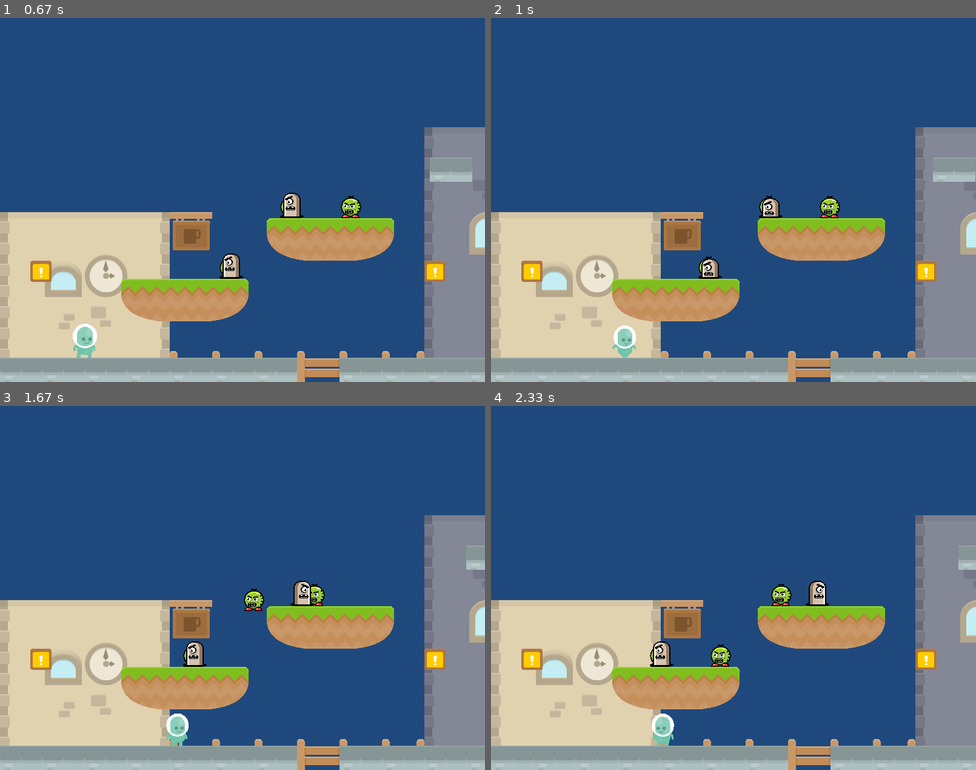
Above: before the commit, frames 1-4 (two rows, left to right).
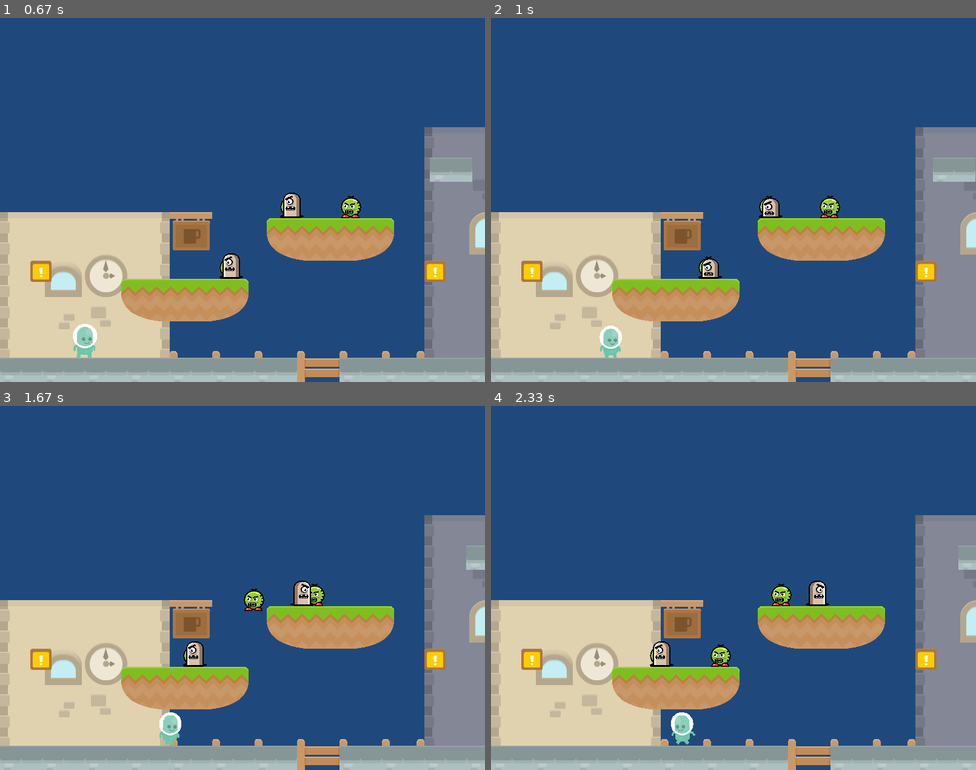
Above: after the commit, the same moments.

Repository: ToBaer94/pygame_platformer
Game: pygame game, started from main.py
The game is run twice, just before and just after one commit, with the same random seed, the same clock (stepped at 60 frames per second) and the same inputs. The source is Python 2; it was converted automatically to run under Python 3.
Inputs:
- Up to frame 1 (0.67 s): tap Space at 0.33 s
- Up to frame 2 (1 s): hold Right from 0.67 s (still down)
- Up to frame 3 (1.67 s): release Right at 1.13 s; hold Up 1.17-1.47 s; hold Right from 1.5 s (still down)
- Up to frame 4 (2.33 s): release Right at 1.97 s; hold Left from 2 s (still down)

Frame 1 is identical in both runs. In frame 2, 0.5% of the frame differs, in the area x 22-30%, y 84-94%; in frame 3, 0.4%; in frame 4, 0.6%, in the area x 33-43%, y 84-94%.

Commit message:
Player movement changed to include acceleration and friction

Diff:
--- a/main.py
+++ b/main.py
@@ -50,7 +50,12 @@
         for event in pygame.event.get():
             if event.type == pygame.QUIT:
                 self.done = True
-
+            if event.type == pygame.KEYDOWN:
+                if event.key == pygame.K_SPACE:
+                    self.player.fire()
+                if event.key == pygame.K_UP:
+                    self.player.jump()
+            """
             if event.type == pygame.KEYDOWN:
                 if event.key == pygame.K_LEFT:
                     self.player.go_left()
@@ -64,13 +69,21 @@
                     self.FPS += 2
 
             if event.type == pygame.KEYUP:
-                if event.key == pygame.K_LEFT and self.player.change_x < 0:
+                if event.key == pygame.K_LEFT and self.player.acc.x < 0:
                     self.player.stop()
-                if event.key == pygame.K_RIGHT and self.player.change_x > 0:
+                if event.key == pygame.K_RIGHT and self.player.acc.x > 0:
                     self.player.stop()
-
-                if event.key == pygame.K_SPACE:
-                    self.player.fire()
+            """
+        key_pressed = pygame.key.get_pressed()
+        if key_pressed[pygame.K_LEFT]:
+            self.player.go_left()
+        elif not key_pressed[pygame.K_LEFT] and self.player.acc.x < 0:
+            self.player.stop()
+        if key_pressed[pygame.K_RIGHT]:
+            self.player.go_right()
+        elif not key_pressed[pygame.K_RIGHT] and self.player.acc.x > 0:
+            self.player.stop()
+
 
     def update_everything(self, frame_time):
         total_delta_time = float(frame_time) / float(self.desired_frame_time) # Total amount of steps
@@ -84,7 +97,7 @@
 
         self.move_camera()
 
-        if self.current_level.world_shift < self.current_level.level_limit and self.player.x_pos >= 450:
+        if self.current_level.world_shift < self.current_level.level_limit and self.player.pos.x >= 450:
             self.switch_level()
 
         if self.player.rect.top > SCREEN_HEIGHT or self.player.dead:
@@ -92,36 +105,36 @@
             self.game_over = True
 
     def move_camera(self):
-        if self.player.x_pos >= 500:
-            diff = self.player.x_pos - 500.0
-            self.player.x_pos = 500
-            self.player.rect.x = self.player.x_pos
+        if self.player.pos.x >= 500:
+            diff = self.player.pos.x - 500.0
+            self.player.pos.x = 500
+            self.player.rect.x = self.player.pos.x
             self.current_level.shift_world(-diff)
 
-        if self.player.x_pos <= 120:
-            diff = 120 - self.player.x_pos
+        if self.player.pos.x <= 120:
+            diff = 120 - self.player.pos.x
             if self.player.level.world_shift >= -5:
                 pass
             else:
-                self.player.x_pos = 120
-                self.player.rect.x = self.player.x_pos
+                self.player.pos.x = 120
+                self.player.rect.x = self.player.pos.x
             self.current_level.shift_world(diff)
 
     def switch_level(self):
-        self.player.x_pos = 120
-        self.player.rect.x = self.player.x_pos
+        self.player.pos.x = 120
+        self.player.rect.x = self.player.pos.x
         if self.current_level_no < len(self.level_list)-1:
             self.current_level_no += 1
             self.current_level = self.level_list[self.current_level_no]
             self.player.level = self.current_level
-            self.player.y_pos = 560 - self.player.rect.height
-            self.player.rect.y = self.player.y_pos
+            self.player.pos.y = 560 - self.player.rect.height
+            self.player.rect.y = self.player.pos.y
         else:
             # If last level, rest viewport and player position to level start
             self.current_level.shift_world((-self.current_level.world_shift))
             self.current_level.world_shift = 0
-            self.player.y_pos = 560 - self.player.rect.height
-            self.player.rect.y = self.player.y_pos
+            self.player.pos.y = 560 - self.player.rect.height
+            self.player.rect.y = self.player.pos.y
             print "reached the end of the last level"
 
     def draw_everything(self):
--- a/platforms.py
+++ b/platforms.py
@@ -87,10 +87,10 @@
         if hit:
             if self.change_x < 0:
                 self.player.rect.right = self.rect.left
-                self.player.x_pos = self.player.rect.x
+                self.player.pos.x = self.player.rect.x
             else:
                 self.player.rect.left = self.rect.right
-                self.player.x_pos = self.player.rect.x
+                self.player.pos.x = self.player.rect.x
 
         self.player_collide(dt)
 
@@ -101,10 +101,10 @@
         if hit:
             if self.change_y < 0:
                 self.player.rect.bottom = self.rect.top
-                self.player.y_pos = self.player.rect.y
+                self.player.pos.y = self.player.rect.y
             else:
                 self.player.rect.top = self.rect.bottom
-                self.player.y_pos = self.player.rect.y
+                self.player.pos.y = self.player.rect.y
         if self.change_y != 0:
             cur_y_pos = round(self.y_pos)
             if cur_y_pos > self.boundary_bottom or cur_y_pos < self.boundary_top:
@@ -128,15 +128,15 @@
     def player_collide(self, dt):
 
         if self.change_x != 0:
-            self.player.y_pos += 2
-            self.player.rect.y = self.player.y_pos
+            self.player.pos.y += 2
+            self.player.rect.y = self.player.pos.y
             hit = pygame.sprite.collide_rect(self, self.player)
-            self.player.y_pos -= 2
-            self.player.rect.y = self.player.y_pos
+            self.player.pos.y -= 2
+            self.player.rect.y = self.player.pos.y
             if hit:
                 print "yey"
-                self.player.x_pos += self.change_x * dt
-                self.player.rect.x = self.player.x_pos
+                self.player.pos.x += self.change_x * dt
+                self.player.rect.x = self.player.pos.x
 
 
 class SpecialBlock(Platform):
--- a/player_1.py
+++ b/player_1.py
@@ -4,6 +4,8 @@
 from spritesheet_functions import SpriteSheet
 from os import path
 import powerup
+
+vector = pygame.math.Vector2
 
 img_dir = path.join(path.dirname(__file__), "player_character")
 
@@ -31,17 +33,15 @@
         self.rect = self.image.get_rect()
 
         self.rect.x = 120
-        self.x_pos = 120 # Used for float point positioning
-
         self.rect.y = 580 - self.rect.height
-        self.y_pos = 580 - self.rect.height # Used for float point positioning
+
+        self.pos = vector(120, 580 - self.rect.height)
+        self.vel = vector(0, 0)
+        self.acc = vector(0, 0)
 
         self.status = "Small" # Power up status
 
         self.direction = "Right" # Sprite direction
-
-        self.change_x = 0
-        self.change_y = 0
 
         self.level = None
 
@@ -137,20 +137,23 @@
 
         self.calc_grav(dt)
 
-        self.x_pos += float(self.change_x) * dt
-        self.rect.x = self.x_pos
+        self.acc.x -= self.vel.x * 0.12 * dt
+        self.vel.x += float(self.acc.x) * dt
+        self.pos.x += self.vel.x * dt + 0.5 * self.acc.x * dt * dt
+        self.rect.x = self.pos.x
 
         # If the player is moving, play the correct movement animation
-        if self.change_x != 0:
+        if 0.2 < self.vel.x or self.vel.x < -0.2:
             pos = self.rect.x + self.level.world_shift
             if self.direction == "Right":
-                frame = (pos // 30) % len(self.walking_frames_r)
+                frame = (pos // 20) % len(self.walking_frames_r)
                 frame = int(frame)
                 self.image = self.walking_frames_r[frame]
             else:
-                frame = (pos // 30) % len(self.walking_frames_l)
+                frame = (pos // 20) % len(self.walking_frames_l)
                 frame = int(frame)
                 self.image = self.walking_frames_l[frame]
+
         # Else display the idle sprite
         else:
             if self.direction == "Right":
@@ -161,12 +164,15 @@
         # Handle platform collisions after x-axis movement
         block_hit_list = pygame.sprite.spritecollide(self, self.level.platform_list, False)
         for block in block_hit_list:
-            if self.change_x > 0:
+
+            if self.vel.x > 0:
                 self.rect.right = block.rect.left
-                self.x_pos = self.rect.x
-            elif self.change_x < 0:
+                self.pos.x = self.rect.x
+                self.vel.x = 0
+            elif self.vel.x < 0:
                 self.rect.left = block.rect.right
-                self.x_pos = self.rect.x
+                self.pos.x = self.rect.x
+                self.vel.x = 0
 
         # Handle item pick up collisions
         item_hit_list = pygame.sprite.spritecollide(self, self.level.item_list, True)
@@ -174,12 +180,14 @@
             item.collide()
 
         # Prevent the player from going off screen
-        if self.rect.x <= 0:
-            self.rect.x = 0
-            self.x_pos = 0
-
-        self.y_pos += float(self.change_y) * dt
-        self.rect.y = self.y_pos
+        if self.pos.x <= 0:
+            self.rect.x = 1
+            self.pos.x = 1
+            self.vel.x = 0
+
+        self.vel.y += float(self.acc.y) * dt
+        self.pos.y += self.vel.y * dt + 0.5 * self.acc.y * dt * dt
+        self.rect.y = self.pos.y
 
         self.enemy_collide()
 
@@ -199,13 +207,14 @@
                     self.image = self.jumping_sprite_l
 
         for block in block_hit_list:
-            if self.change_y > 0:
+            if self.vel.y > 0:
                 self.rect.bottom = block.rect.top
-                self.y_pos = self.rect.y
-            elif self.change_y < 0:
+                self.pos.y = self.rect.y
+
+            elif self.vel.y < 0:
                 self.rect.top = block.rect.bottom
-                self.y_pos = self.rect.y
-            self.change_y = 0
+                self.pos.y = self.rect.y
+            self.vel.y = 0
 
             block.collide(dt) # Call collide method for specific platforms (item block, moving platform)
 
@@ -231,11 +240,12 @@
         """
         Handles gravity
         """
-        if self.change_y == 0:
-            self.change_y = 1
+        if self.vel.y == 0:
+            self.vel.y = 1
 
         else:
-            self.change_y += 0.35 * dt
+            self.acc.y = 0.35 * dt
+
 
     def jump(self):
         """
@@ -247,19 +257,19 @@
         self.rect.y -= 2
 
         if len(platform_hit_list) > 0:
-            self.change_y = -10
+            self.vel.y = -10
             self.jumping = True
 
     def go_left(self):
-        self.change_x = -4
+        self.acc.x = -0.5
         self.direction = "Left"
 
     def go_right(self):
-        self.change_x = 4
+        self.acc.x = 0.5
         self.direction = "Right"
 
     def stop(self):
-        self.change_x = 0
+        self.acc.x = 0
 
     def powerup(self):
         """
